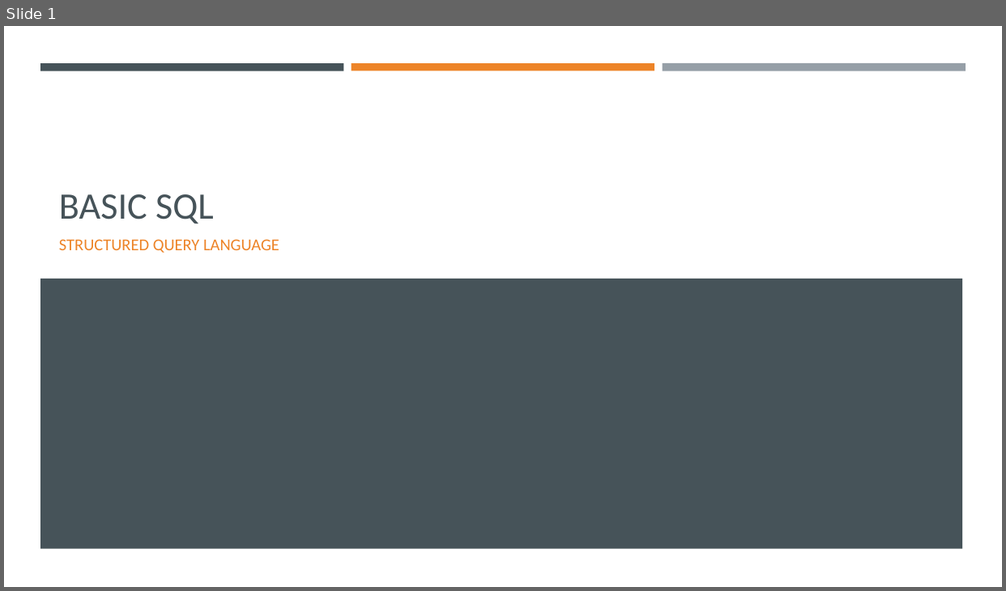
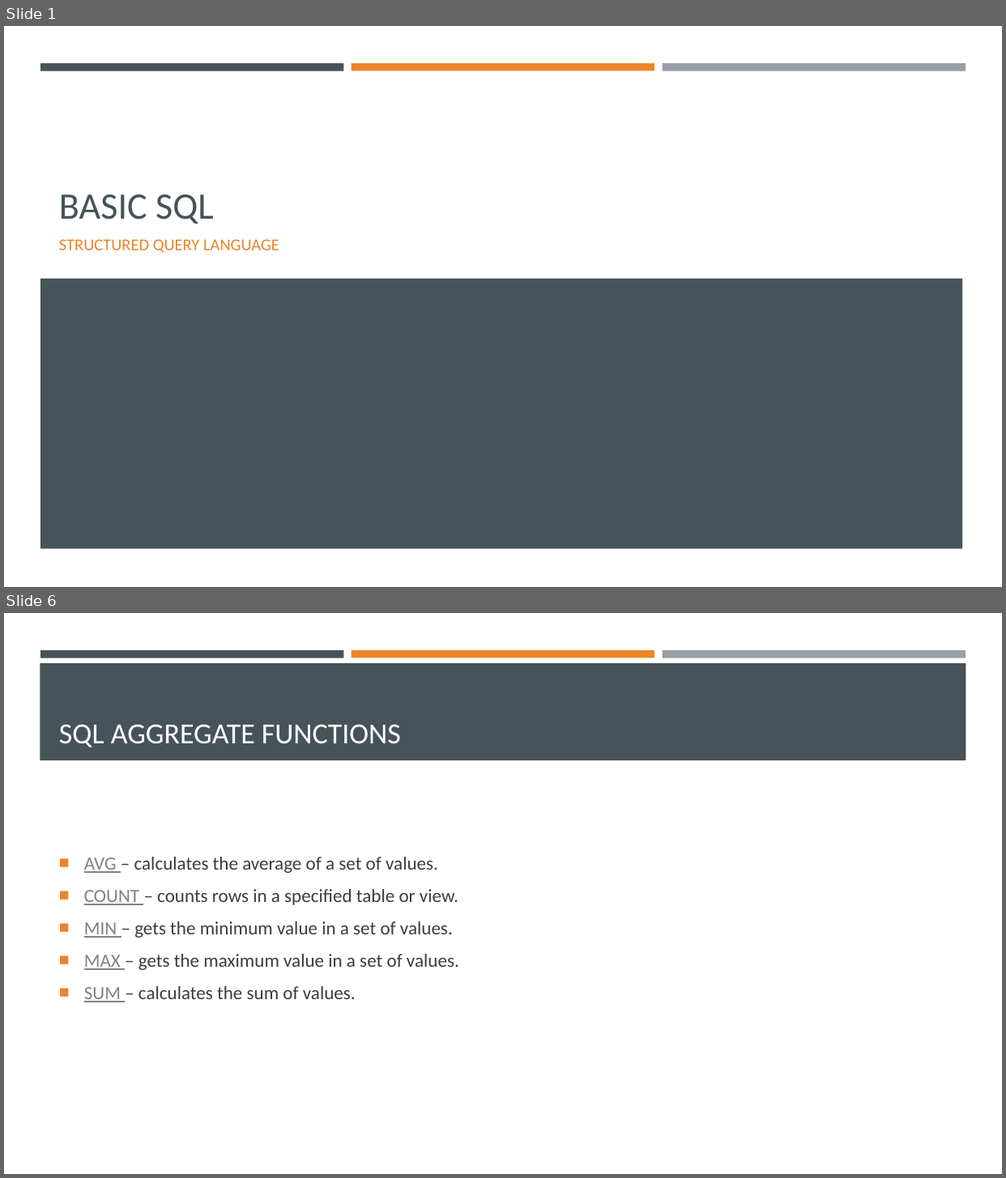
Before and after one commit to BunditSpace/Backend-Training, a slide deck: sql/Basic SQL.pptx. Shown one above the other, each under a label of ours: slide 1 before the commit, slides 1 and 6 after it; the slides between them are not shown. The pictures are 1006x591 and 1006x1178 pixels, drawn with LibreOffice and Linux fonts; fonts in the diff are those of the drawing. Boxes give left, top, right and bottom in pixels: in the first picture for what was removed or moved away, otherwise in the second. Text is boxed around its words. In the diff, an @@ line names an element or a change of style, - is before the commit and + after.

```diff
--- a/sql/Basic SQL.pptx
+++ b/sql/Basic SQL.pptx
@@ slide 6 added at (4,613,1002,1174), background #FFFFFF; not listed: 3 template elements that a slide beside it also shows @@
@@ rectangle added at (40,663,966,760), fill #465359 @@
@@ title added at (59,724,401,747), 28 pt, text #FFFFFF @@
+SQL AGGREGATE FUNCTIONS
@@ text added at (84,857,459,1003), 18 pt, text #3D3D3D @@
+■ AVG – calculates the average of a set of values.
+■ COUNT – counts rows in a specified table or view.
+■ MIN – gets the minimum value in a set of values.
+■ MAX – gets the maximum value in a set of values.
+■ SUM – calculates the sum of values.
```
Also in this commit, not shown: 2 slides changed, 4 other slides added, 6 slides removed, 3 other files.
